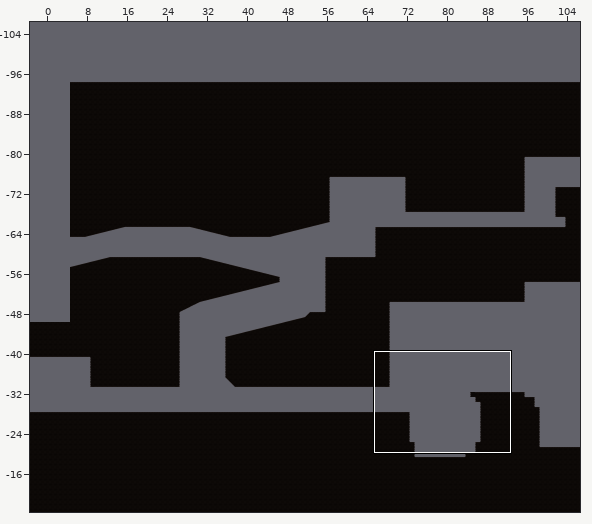
Level history. Tiled map: Assets/Tiled/Level1TileMap/map1-2-1.tmx. The picture above shows the old version from afar; the outline marks the close-up.
Close-up. Before:
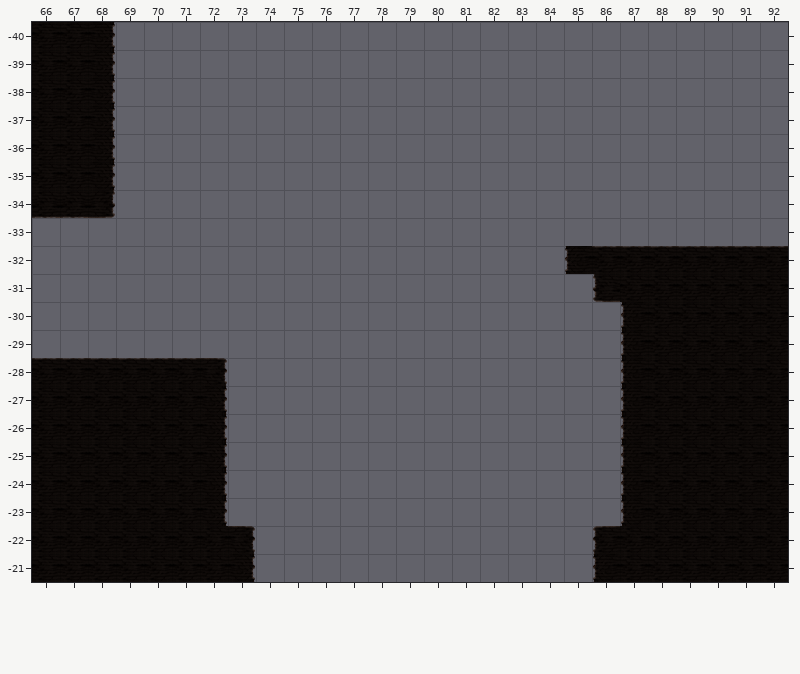
Cells are 256x256 px. Shown: x 66..92, y -40..-21. The commit also changed other parts of the map, which this record leaves out.
Now the later version:
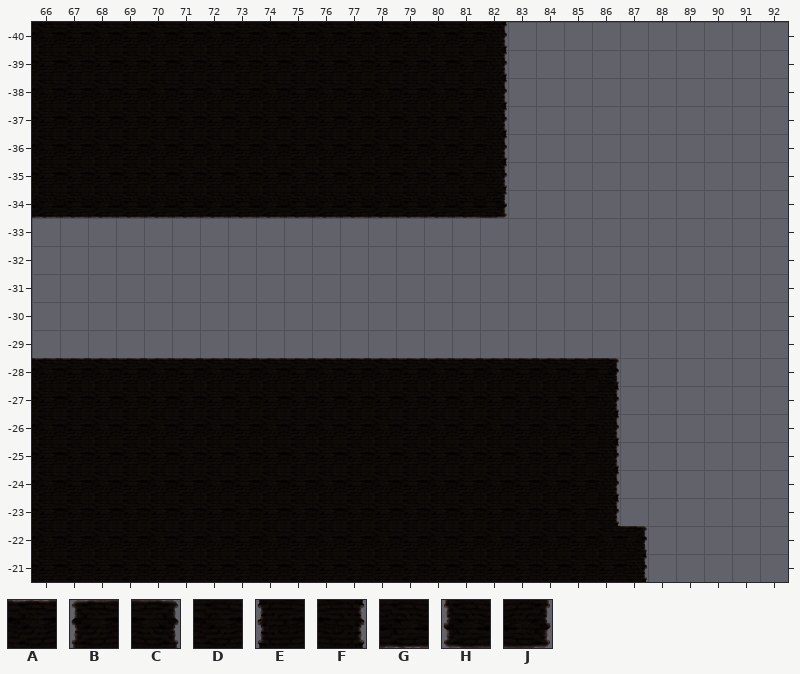
Key: from "Level1 Tileset": A 0, B 1, C 2, D 8, E 9, F 10, G 16, H 17, J 18.
_ is an empty cell.
Tiles replaced or removed in this view: A, B, C, D, E, F, H, J.
The exact change:
Changed rows in their new state; . is an unchanged cell.
Layer "ground":
first column x 68:
-40 DDDDDDDDDDDDDDF..........
-39 DDDDDDDDDDDDDDF..........
-38 DDDDDDDDDDDDDDF..........
-37 DDDDDDDDDDDDDDF..........
-36 DDDDDDDDDDDDDDF..........
-35 DDDDDDDDDDDDDDF..........
-34 GGGGGGGGGGGGGGJ..........
-32 .................________
-31 .................._______
-30 ...................______
-29 ...................______
-28 ....AAAAAAAAAAAAAAC______
-27 ....DDDDDDDDDDDDDDF______
-26 ....DDDDDDDDDDDDDDF______
-25 ....DDDDDDDDDDDDDDF______
-24 ....DDDDDDDDDDDDDDF______
-23 ....DDDDDDDDDDDDDDF______
-22 .....DDDDDDDDDDDDDDC_____
-21 .....DDDDDDDDDDDDDDF_____
Changed places in both close-ups, as pixel boxes (x1, y1, x2, y2):
changed: (91, 22, 507, 218)
changed: (202, 246, 788, 582)
